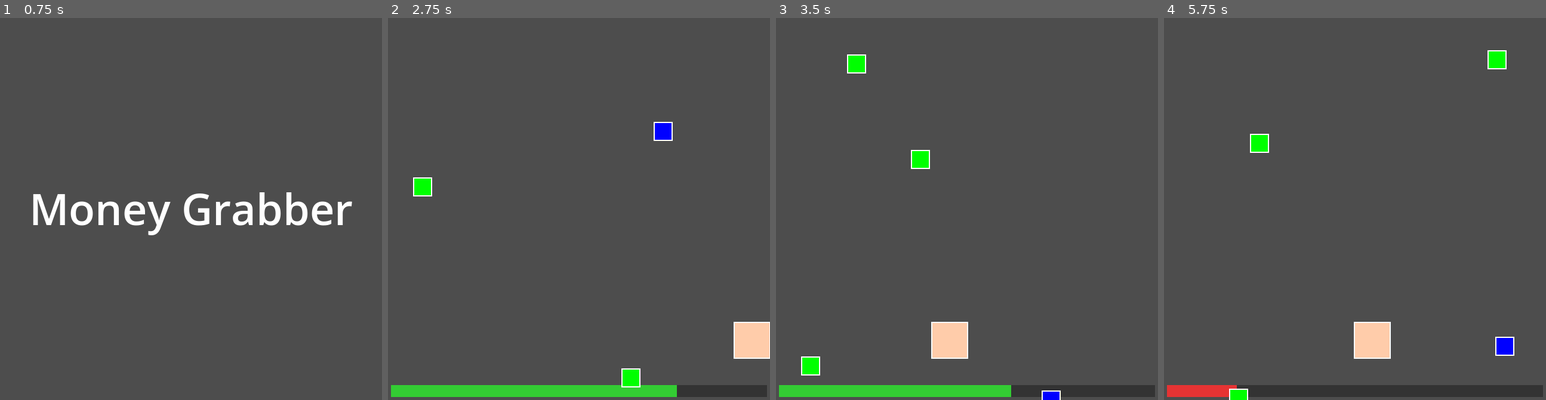
Above: before the commit, frames 1-4 (left to right).
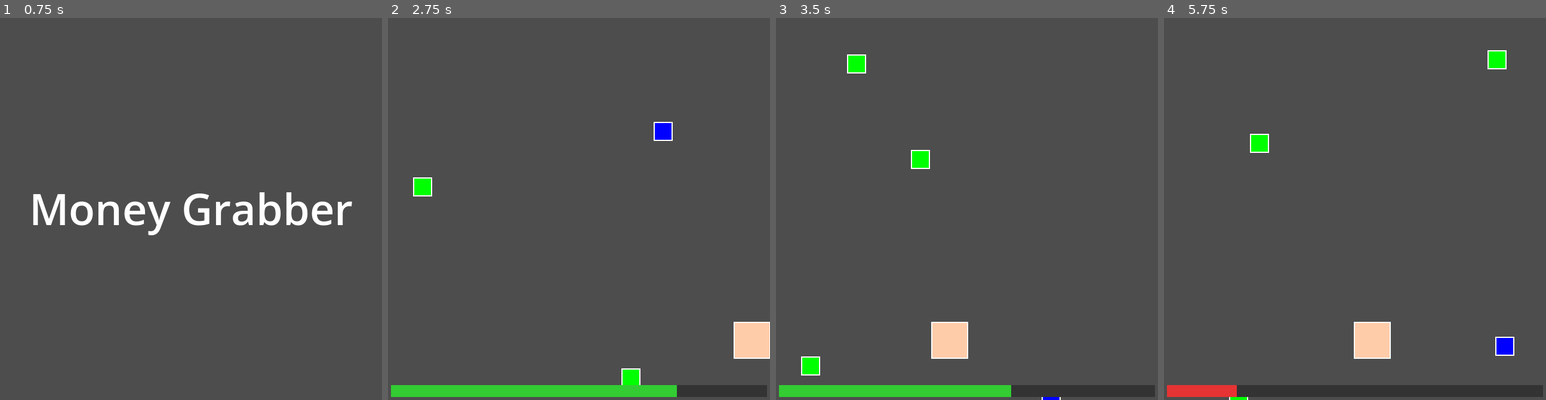
Above: after the commit, the same moments.

Repository: Tombarr/ai-microgames
Game: Godot game, scene res://main.tscn
The game is run twice, just before and just after one commit, with the same random seed, the same clock (stepped at 60 frames per second) and the same inputs.
Inputs (mouse positions are in pixels of both pictures, inside the frame that each line leads up to):
- Up to frame 1 (0.75 s): move the mouse to (275, 189) at 0.52 s; hold D (move_right) from 0.53 s (still down); click (275, 189) at 0.67 s
- Up to frame 2 (2.75 s): tap Space (jump) at 0.77, 1.07, 1.52, 1.82 s; move the mouse to (502, 228) at 1.27 s; release D (move_right) at 1.28 s; hold S (move_down) 1.28-2.03 s; move the mouse to (617, 124) at 2.02 s; hold D (move_right) from 2.03 s (still down)
- Up to frame 3 (3.5 s): move the mouse to (947, 285) at 2.77 s; release D (move_right) at 2.78 s; hold W (move_up) from 2.78 s (still down); click (947, 285) at 2.92 s; tap Space (jump) at 3.02, 3.32 s
- Up to frame 4 (5.75 s): move the mouse to (1469, 266) at 3.52 s; release W (move_up) at 3.53 s; hold A (move_left) 3.53-5.03 s; tap Space (jump) at 3.77, 4.07, 4.52, 4.82 s; move the mouse to (1240, 151) at 4.27 s; move the mouse to (1374, 209) at 5.02 s; hold S (move_down) from 5.03 s (still down); click (1374, 209) at 5.17 s

Frame 1 is identical in both runs. In frame 2, less than 0.1% of the frame differs, in the area x 61-67%, y 96-97%; in frame 3, less than 0.1%; in frame 4, 0.1%, in the area x 17-23%, y 97-100%.

Commit message:
sound effects and overlay on top

Diff:
--- a/games/box_pusher/main.gd
+++ b/games/box_pusher/main.gd
@@ -9,8 +9,8 @@
 
 const SFX_MOVE = preload("res://games/box_pusher/assets/sfx_move.wav")
 const SFX_PUSH = preload("res://games/box_pusher/assets/sfx_push.wav")
-const SFX_WIN = preload("res://games/box_pusher/assets/sfx_win.wav")
-const SFX_LOSE = preload("res://games/box_pusher/assets/sfx_lose.wav")
+const SFX_WIN = preload("res://shared/assets/sfx_win.wav")
+const SFX_LOSE = preload("res://shared/assets/sfx_lose.wav")
 
 # Grid
 const TILE_SIZE = 64
--- a/games/flappy_bird/main.gd
+++ b/games/flappy_bird/main.gd
@@ -11,6 +11,10 @@
 const PIPE_SPACING: float = 250.0
 const TARGET_SCORE: int = 3  # Need to pass 3 pipes in 5 seconds
 
+# Sound effects
+const SFX_WIN = preload("res://shared/assets/sfx_win.wav")
+const SFX_LOSE = preload("res://shared/assets/sfx_lose.wav")
+
 # State
 var bird: Area2D
 var bird_velocity: float = 0.0
@@ -19,6 +23,7 @@
 var viewport_size: Vector2
 var pipes_passed: int = 0
 var next_pipe_x: float = 0.0
+var game_ended: bool = false
 
 func _ready():
 	instruction = "TAP!"
@@ -42,9 +47,21 @@
 	bird_collision.shape = bird_shape
 	bird.add_child(bird_collision)
 
+	# Setup audio
+	var sfx_win = AudioStreamPlayer.new()
+	sfx_win.name = "sfx_win"
+	sfx_win.stream = SFX_WIN
+	add_child(sfx_win)
+
+	var sfx_lose = AudioStreamPlayer.new()
+	sfx_lose.name = "sfx_lose"
+	sfx_lose.stream = SFX_LOSE
+	add_child(sfx_lose)
+
 	# Spawn first pipe farther away to give player time to react
+	# Use bird's starting Y position for the first pipe gap to ensure it's safe
 	next_pipe_x = viewport_size.x * 0.7
-	_spawn_pipe()
+	_spawn_pipe(bird.position.y)
 
 	print("Flappy Bird Started! Pass " + str(TARGET_SCORE) + " pipes!")
 
@@ -53,7 +70,14 @@
 
 	# Check timeout
 	if time_elapsed >= GAME_DURATION:
-		end_game()
+		if not game_ended:
+			$sfx_lose.play()
+			end_game()
+			game_ended = true
+		return
+
+	# Stop game logic after game ends
+	if game_ended:
 		return
 
 	# Apply gravity with speed multiplier
@@ -62,7 +86,9 @@
 
 	# Check if bird hit floor or ceiling
 	if bird.position.y < BIRD_SIZE or bird.position.y > viewport_size.y - BIRD_SIZE:
+		$sfx_lose.play()
 		end_game()  # Fail
+		game_ended = true
 		return
 
 	# Move pipes with speed multiplier
@@ -83,7 +109,9 @@
 			# Check win condition
 			if pipes_passed >= TARGET_SCORE:
 				add_score(100)  # Bonus for winning
+				$sfx_win.play()
 				end_game()
+				game_ended = true
 				return
 
 		# Check collision with pipe
@@ -91,7 +119,9 @@
 		var bottom_pipe = pipe.get_node("BottomPipe")
 
 		if bird.overlaps_area(top_pipe) or bird.overlaps_area(bottom_pipe):
+			$sfx_lose.play()
 			end_game()  # Fail
+			game_ended = true
 			return
 
 		# Remove off-screen pipes
@@ -104,6 +134,10 @@
 		_spawn_pipe()
 
 func _input(event):
+	# Ignore input after game ends
+	if game_ended:
+		return
+
 	if event is InputEventMouseButton and event.pressed and event.button_index == MOUSE_BUTTON_LEFT:
 		bird_velocity = JUMP_VELOCITY
 	elif event is InputEventScreenTouch and event.pressed:
@@ -111,7 +145,7 @@
 	elif event.is_action_pressed("jump") or event.is_action_pressed("ui_up") or event.is_action_pressed("move_up"):
 		bird_velocity = JUMP_VELOCITY
 
-func _spawn_pipe():
+func _spawn_pipe(safe_gap_y: float = -1.0):
 	var pipe = Node2D.new()
 
 	# Position for next pipe
@@ -125,7 +159,12 @@
 	pipe.set_meta("passed", false)
 
 	# Random gap position (keep it reasonable for 5-second gameplay)
-	var gap_y = randf_range(PIPE_GAP, viewport_size.y - PIPE_GAP)
+	# Use safe_gap_y for first pipe to align with bird's starting position
+	var gap_y: float
+	if safe_gap_y > 0:
+		gap_y = safe_gap_y
+	else:
+		gap_y = randf_range(PIPE_GAP, viewport_size.y - PIPE_GAP)
 
 	# Top pipe
 	var top_pipe = _create_pipe_segment(gap_y - PIPE_GAP / 2, true)
--- a/games/geo_stacker/main.gd
+++ b/games/geo_stacker/main.gd
@@ -371,10 +371,10 @@
 
 	var sfx_win = AudioStreamPlayer.new()
 	sfx_win.name = "sfx_win"
-	sfx_win.stream = load("res://games/geo_stacker/assets/sfx_win.wav")
+	sfx_win.stream = load("res://shared/assets/sfx_win.wav")
 	add_child(sfx_win)
 
 	var sfx_lose = AudioStreamPlayer.new()
 	sfx_lose.name = "sfx_lose"
-	sfx_lose.stream = load("res://games/geo_stacker/assets/sfx_lose.wav")
+	sfx_lose.stream = load("res://shared/assets/sfx_lose.wav")
 	add_child(sfx_lose)
--- a/games/money_grabber/main.gd
+++ b/games/money_grabber/main.gd
@@ -5,6 +5,10 @@
 const HAND_Y_OFFSET: float = 100.0 # From bottom
 const SPAWN_MARGIN: float = 50.0
 const HAND_SPEED: float = 400.0  # Keyboard movement speed
+
+# Sound effects
+const SFX_WIN = preload("res://shared/assets/sfx_win.wav")
+const SFX_LOSE = preload("res://shared/assets/sfx_lose.wav")
 
 # Ruby Types configuration
 const RUBY_TYPES = [
@@ -29,6 +33,17 @@
 
 	# Create Hand
 	hand = _create_area(Vector2(viewport_size.x / 2, viewport_size.y - HAND_Y_OFFSET), 30.0, Color("ffccaa"), Vector2(60, 60))
+
+	# Setup audio
+	var sfx_win = AudioStreamPlayer.new()
+	sfx_win.name = "sfx_win"
+	sfx_win.stream = SFX_WIN
+	add_child(sfx_win)
+
+	var sfx_lose = AudioStreamPlayer.new()
+	sfx_lose.name = "sfx_lose"
+	sfx_lose.stream = SFX_LOSE
+	add_child(sfx_lose)
 
 	# Adjust difficulty based on speed_multiplier
 	current_spawn_interval = 0.4 / speed_multiplier
@@ -118,6 +133,7 @@
 	# Check win condition
 	if current_score >= TARGET_SCORE:
 		game_active = false
+		$sfx_win.play()
 		end_game()
 
 func _create_area(pos: Vector2, radius: float, color: Color, size: Vector2) -> Area2D:
--- a/games/sample_ai_game/main.gd
+++ b/games/sample_ai_game/main.gd
@@ -1,4 +1,8 @@
 extends Microgame
+
+# Sound effects
+const SFX_WIN = preload("res://shared/assets/sfx_win.wav")
+const SFX_LOSE = preload("res://shared/assets/sfx_lose.wav")
 
 var target: Area2D
 var speed: float = 200.0
@@ -45,6 +49,17 @@
 	# Random direction
 	direction = Vector2(randf_range(-1, 1), randf_range(-1, 1)).normalized()
 
+	# Setup audio
+	var sfx_win = AudioStreamPlayer.new()
+	sfx_win.name = "sfx_win"
+	sfx_win.stream = SFX_WIN
+	add_child(sfx_win)
+
+	var sfx_lose = AudioStreamPlayer.new()
+	sfx_lose.name = "sfx_lose"
+	sfx_lose.stream = SFX_LOSE
+	add_child(sfx_lose)
+
 	print("Sample Game Started: TAP THE TARGET!")
 
 func _process(delta):
@@ -55,6 +70,7 @@
 
 	# Timeout check
 	if time_elapsed >= GAME_DURATION:
+		$sfx_lose.play()
 		add_score(0)
 		end_game()
 		return
@@ -94,6 +110,7 @@
 	# Check distance to target
 	if pos.distance_to(target.position) < 40:
 		add_score(100)
+		$sfx_win.play()
 		end_game()
 		print("TARGET HIT!")
 		target.queue_free()
--- a/shared/scripts/director.gd
+++ b/shared/scripts/director.gd
@@ -110,6 +110,7 @@
 	progress_bar_bg.position = Vector2(bar_margin, viewport_size.y - bar_height - bar_margin)
 	progress_bar_bg.size = Vector2(viewport_size.x - 2 * bar_margin, bar_height)
 	progress_bar_bg.visible = false
+	progress_bar_bg.z_index = 100  # Ensure timer is on top of game content
 	add_child(progress_bar_bg)
 
 	progress_bar = ColorRect.new()
@@ -117,6 +118,7 @@
 	progress_bar.position = Vector2(bar_margin, viewport_size.y - bar_height - bar_margin)
 	progress_bar.size = Vector2(viewport_size.x - 2 * bar_margin, bar_height)
 	progress_bar.visible = false
+	progress_bar.z_index = 100  # Ensure timer is on top of game content
 	add_child(progress_bar)
 
 	# Create game title label (centered, for intro animation)
@@ -127,6 +129,7 @@
 	game_title_label.size = viewport_size
 	game_title_label.modulate = Color(1, 1, 1, 0)  # Start transparent
 	game_title_label.visible = false
+	game_title_label.z_index = 100  # Ensure on top of game content
 	add_child(game_title_label)
 
 	# Create status label (Win/Lose, centered)
@@ -137,6 +140,7 @@
 	status_label.size = viewport_size
 	status_label.modulate = Color(1, 1, 1, 0)  # Start transparent
 	status_label.visible = false
+	status_label.z_index = 100  # Ensure on top of game content
 	add_child(status_label)
 
 func _reset_game_state() -> void:
Not shown, changed: GAME_REQUIREMENTS.md
Not shown, added: shared/assets/sfx_lose.wav
Not shown, added: shared/assets/sfx_win.wav
